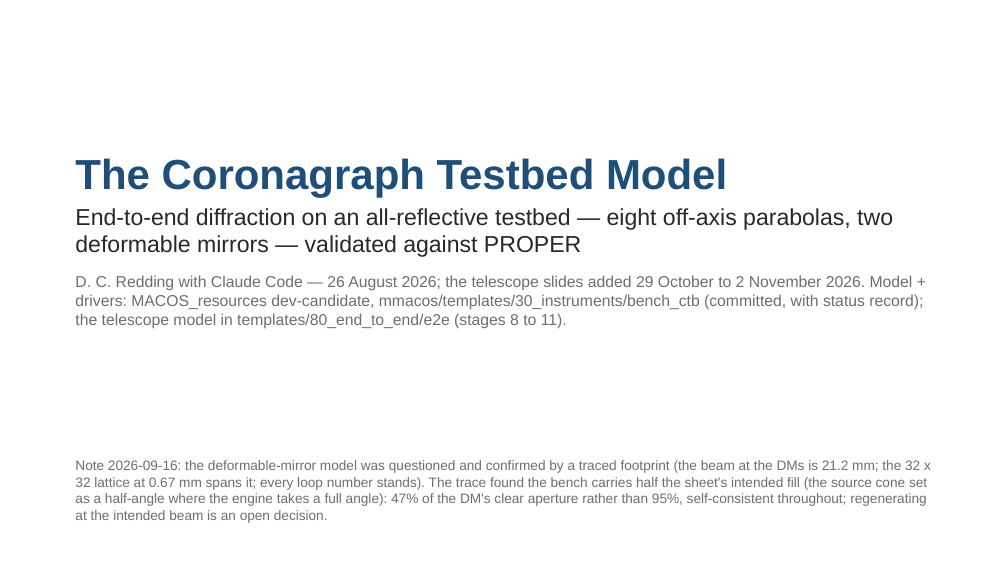
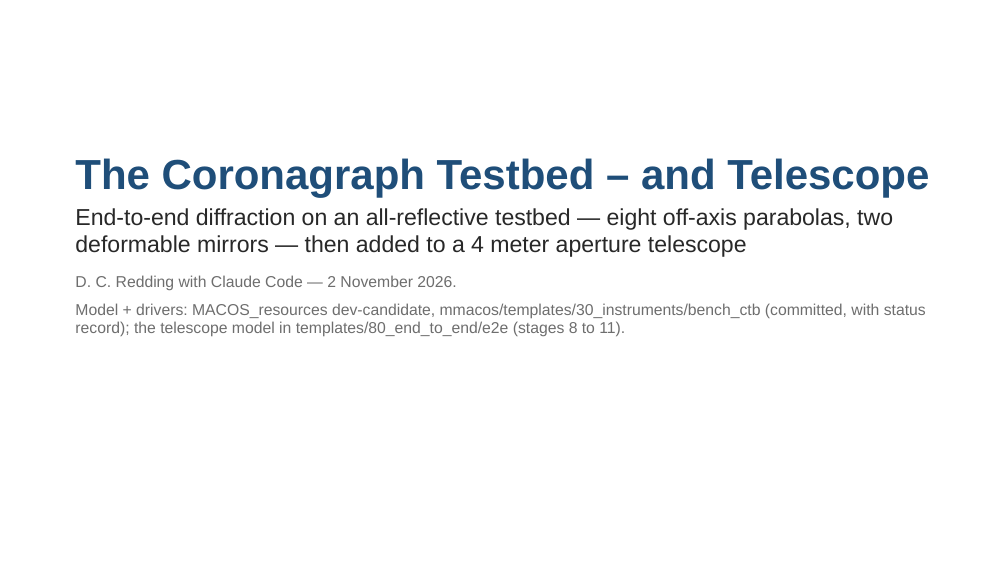
Before and after one commit to nasa-jpl/MACOS_resources, a slide deck: slide 1 of mmacos/templates/30_instruments/bench_ctb/deck_ctb.pptx. Drawn at 1008x567 pixels with LibreOffice and Linux fonts; fonts in the diff are those of the drawing. Boxes give left, top, right and bottom in pixels: in the first picture for what was removed or moved away, otherwise in the second. Text is boxed around its words. In the diff, an @@ line names an element or a change of style, - is before the commit and + after.

```diff
--- a/mmacos/templates/30_instruments/bench_ctb/deck_ctb.pptx
+++ b/mmacos/templates/30_instruments/bench_ctb/deck_ctb.pptx
@@ text at [75,158,929,336]: text changed @@
-The Coronagraph Testbed Model
-End-to-end diffraction on an all-reflective testbed — eight off-axis parabolas, two deformable mirrors — validated against PROPER
-D. C. Redding with Claude Code — 26 August 2026; the telescope slides added 29 October to 2 November 2026. Model + drivers: MACOS_resources dev-candidate, mmacos/templates/30_instruments/bench_ctb (committed, with status record); the telescope model in templates/80_end_to_end/e2e (stages 8 to 11).
+The Coronagraph Testbed – and Telescope
+End-to-end diffraction on an all-reflective testbed — eight off-axis parabolas, two deformable mirrors — then added to a 4 meter aperture telescope
+D. C. Redding with Claude Code — 2 November 2026.
+Model + drivers: MACOS_resources dev-candidate, mmacos/templates/30_instruments/bench_ctb (committed, with status record); the telescope model in templates/80_end_to_end/e2e (stages 8 to 11).
@@ text removed at [75,460,931,523] @@
-Note 2026-09-16: the deformable-mirror model was questioned and confirmed by a traced footprint (the beam at the DMs is 21.2 mm; the 32 x 32 lattice at 0.67 mm spans it; every loop number stands). The trace found the bench carries half the sheet's intended fill (the source cone set as a half-angle where the engine takes a full angle): 47% of the DM's clear aperture rather than 95%, self-consistent throughout; regenerating at the intended beam is an open decision.
```
Also in this commit, not shown: 4 other slides changed, 1 other file.
